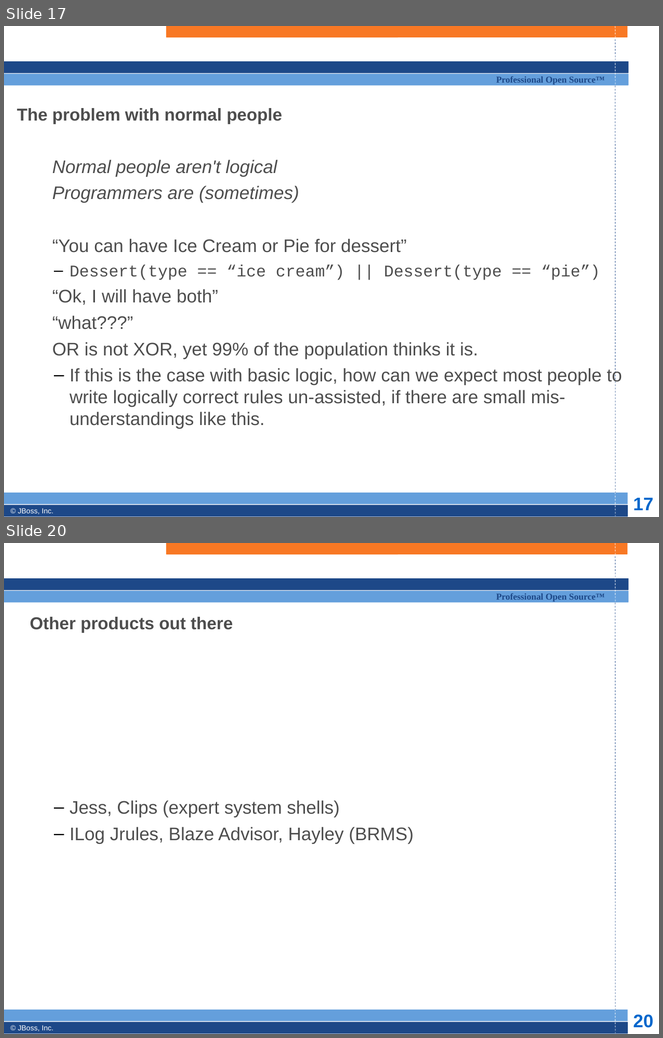
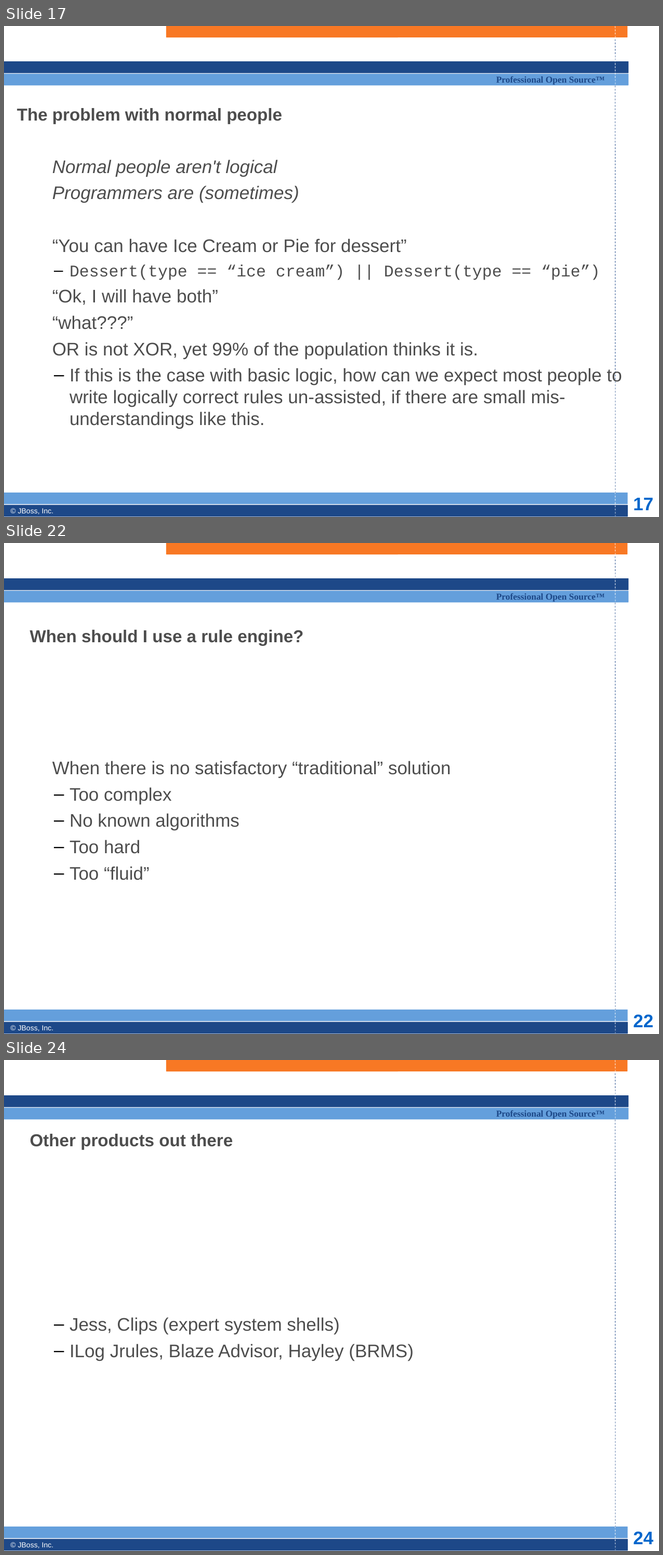
Before and after one commit to bobmcwhirter/drools, a slide deck: documentation/training/developers-course/Module 1 - Introduction.odp. Shown one above the other, each under a label of ours: slides 17 and 20 before the commit, slides 17, 22 and 24 after it; the slides between them are not shown. The pictures are 663x1038 and 663x1555 pixels, drawn with LibreOffice and Linux fonts; fonts in the diff are those of the drawing; background and template pictures are left out. Boxes give left, top, right and bottom in pixels: in the first picture for what was removed or moved away, otherwise in the second. Text is boxed around its words. In the diff, an @@ line names an element or a change of style, - is before the commit and + after.

```diff
--- a/documentation/training/developers-course/Module 1 - Introduction.odp
+++ b/documentation/training/developers-course/Module 1 - Introduction.odp
@@ slide 22 added at [4, 543, 659, 1034], background #FFFFFF; not listed: 13 template elements that a slide beside it also shows @@
@@ title added at [30, 630, 304, 646], 19 pt, text #4D4D4D, bold @@
+When should I use a rule engine?
@@ subtitle added at [52, 761, 451, 880], 20 pt, text #4D4D4D @@
+  When there is no satisfactory “traditional” solution
+  – Too complex
+  – No known algorithms
+  – Too hard
+  – Too “fluid”
@@ what was slide 20 is now slide 24 @@
@@ page number at [633, 1532, 653, 1545]: text changed @@
-20
+24
```
Also in this commit, not shown: 1 slide changed, 4 other slides added, 1 slide removed, 1 other file.
